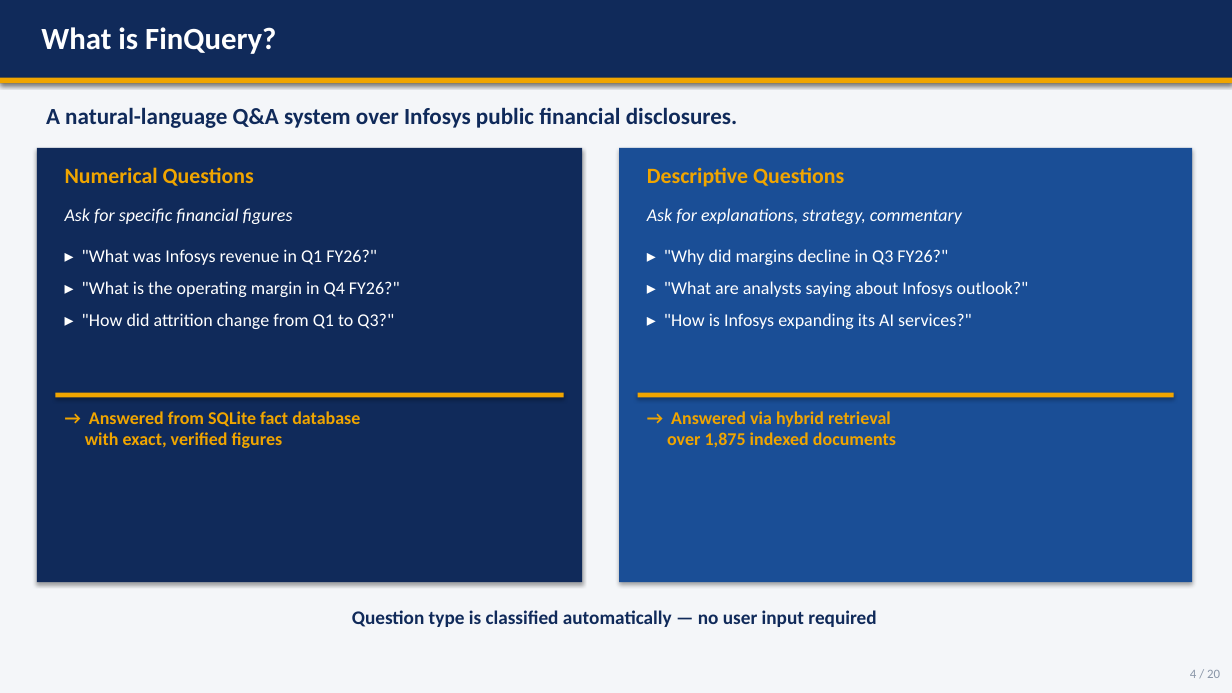
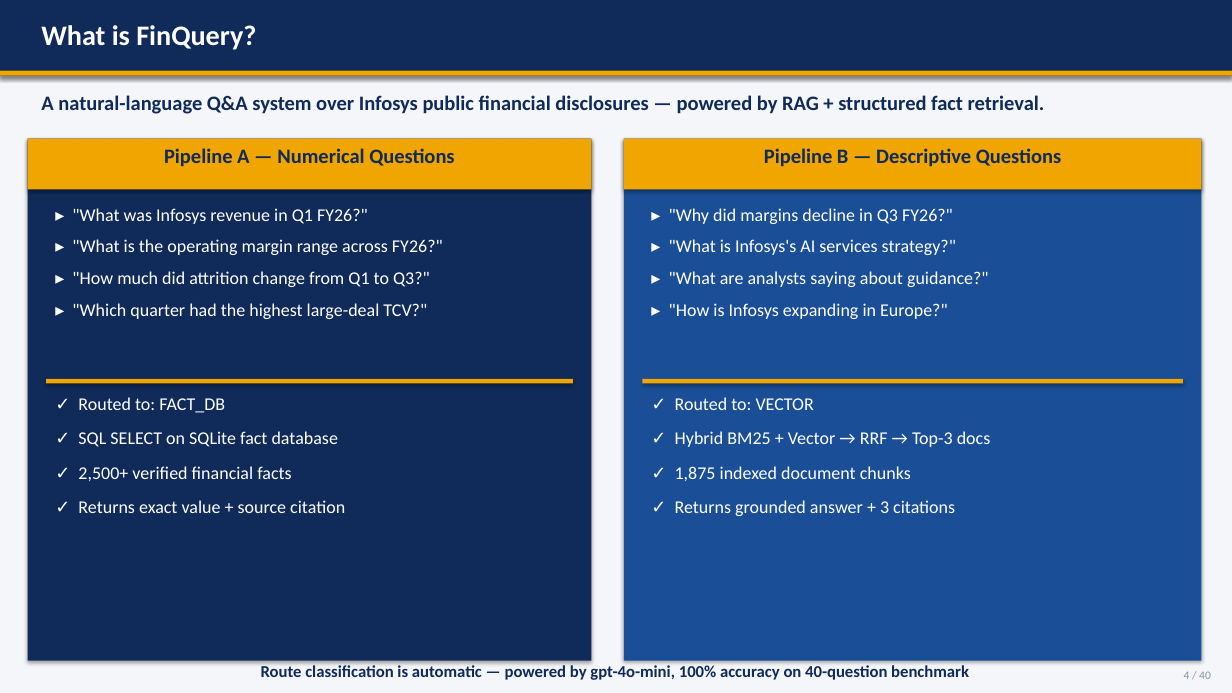
Before and after one commit to nandypi/Group-6-DS-and-AI-Lab-Project, a slide deck: slide 4 of Slides/DSAI_Team_6_Final_Presentation.pptx. Drawn at 1232x693 pixels with LibreOffice and Linux fonts; fonts in the diff are those of the drawing. Boxes give left, top, right and bottom in pixels: in the first picture for what was removed or moved away, otherwise in the second. Text is boxed around its words. In the diff, an @@ line names an element or a change of style, - is before the commit and + after.

Commit message:
Add comprehensive 40-slide final presentation
Covers all experiments across milestones 4–6:
- M4: Vector-only, HyDE, Raw+HyDE RRF, BGE CPU reranker
- M5: Full-text CPU/GPU, T4 weight sweep (body 0.0→1.0), metadata-only
  breakthrough (74/78/82%), metadata + cross-encoder (74/82/88%),
  RAGAS Pipeline A scores
- M6: BM25-only, Hybrid RRF + CE reranker, Hybrid RRF production
  (76/86/88% @ 0.5 s), routing 100%, numeric fidelity 100%,
  FastAPI + Streamlit + Docker deployment

Includes master journey chart, latency log-scale comparison,
category-wise recall, RAGAS bar charts, and GPU weight sweep plot.

```diff
--- a/Slides/DSAI_Team_6_Final_Presentation.pptx
+++ b/Slides/DSAI_Team_6_Final_Presentation.pptx
@@ rectangle: place and size @@
-rectangle at [0,0,1232,83]
+rectangle at [0,0,1232,76]
@@ text "What is FinQuery?" at [41,25,256,50]: size 24 to 22 pt @@
@@ rectangle: place and size @@
-rectangle at [0,78,1232,83]
+rectangle at [0,71,1232,77]
@@ text at [41,95,1045,114]: text changed; size 18 to 16 pt @@
-A natural-language Q&A system over Infosys public financial disclosures.
+A natural-language Q&A system over Infosys public financial disclosures — powered by RAG + structured fact retrieval.
@@ rectangle: place and size @@
-rectangle at [37,148,582,582]
+rectangle at [28,139,592,661]
@@ rectangle added at [28,139,592,189], fill #F0A500 @@
@@ text at [164,148,454,167]: text changed; size 17 to 16 pt; text colour #F0A500 to #102A5A @@
-Numerical Questions
+Pipeline A — Numerical Questions
@@ rectangle: place and size @@
-rectangle at [619,148,1192,582]
+rectangle at [624,139,1202,661]
@@ rectangle added at [624,139,1202,189], fill #F0A500 @@
@@ text at [764,148,1061,167]: text changed; size 17 to 16 pt; text colour #F0A500 to #102A5A @@
-Descriptive Questions
+Pipeline B — Descriptive Questions
@@ text "▸ "What was Infosys revenue ...": place and size @@
-text "▸ "What was Infosys revenue ..." at [82,249,400,329]
+text "▸ "What was Infosys revenue ..." at [72,208,443,319]
@@ text removed at [65,208,293,224] @@
-Ask for specific financial figures
@@ text "▸ "Why did margins decline ...": place and size @@
-text "▸ "Why did margins decline ..." at [664,249,1029,329]
+text "▸ "Why did margins decline ..." at [669,208,989,319]
@@ text removed at [647,208,962,224] @@
-Ask for explanations, strategy, commentary
@@ text at [72,239,443,319]: text changed @@
-▸ "What is the operating margin in Q4 FY26?"
-▸ "How did attrition change from Q1 to Q3?"
+▸ "What is the operating margin range across FY26?"
+▸ "How much did attrition change from Q1 to Q3?"
+▸ "Which quarter had the highest large-deal TCV?"
@@ text at [669,239,989,319]: text changed @@
-▸ "What are analysts saying about Infosys outlook?"
-▸ "How is Infosys expanding its AI services?"
+▸ "What is Infosys's AI services strategy?"
+▸ "What are analysts saying about guidance?"
+▸ "How is Infosys expanding in Europe?"
@@ rectangle: place and size @@
-rectangle at [55,393,564,397]
+rectangle at [46,379,573,384]
@@ rectangle: place and size @@
-rectangle at [638,393,1174,397]
+rectangle at [642,379,1183,384]
@@ text added at [78,397,345,513], 14 pt, text #FFFFFF @@
+✓ Routed to: FACT_DB
+✓ SQL SELECT on SQLite fact database
+✓ 2,500+ verified financial facts
+✓ Returns exact value + source citation
@@ text removed at [85,411,360,448] @@
-→ Answered from SQLite fact database
-with exact, verified figures
@@ text removed at [667,411,896,447] @@
-→ Answered via hybrid retrieval
-over 1,875 indexed documents
@@ text added at [675,397,991,516], 14 pt, text #FFFFFF @@
+✓ Routed to: VECTOR
+✓ Hybrid BM25 + Vector → RRF → Top-3 docs
+✓ 1,875 indexed document chunks
+✓ Returns grounded answer + 3 citations
@@ text removed at [352,610,876,627] @@
-Question type is classified automatically — no user input required
@@ text added at [261,665,969,680], 13 pt, text #102A5A, bold @@
+Route classification is automatic — powered by gpt-4o-mini, 100% accuracy on 40-question benchmark
@@ text at [1184,671,1211,679]: text changed; size 10 to 9 pt @@
-4 / 20
+4 / 40
```
Also in this commit, not shown: 13 other slides changed, 26 slides added, 6 slides removed.
